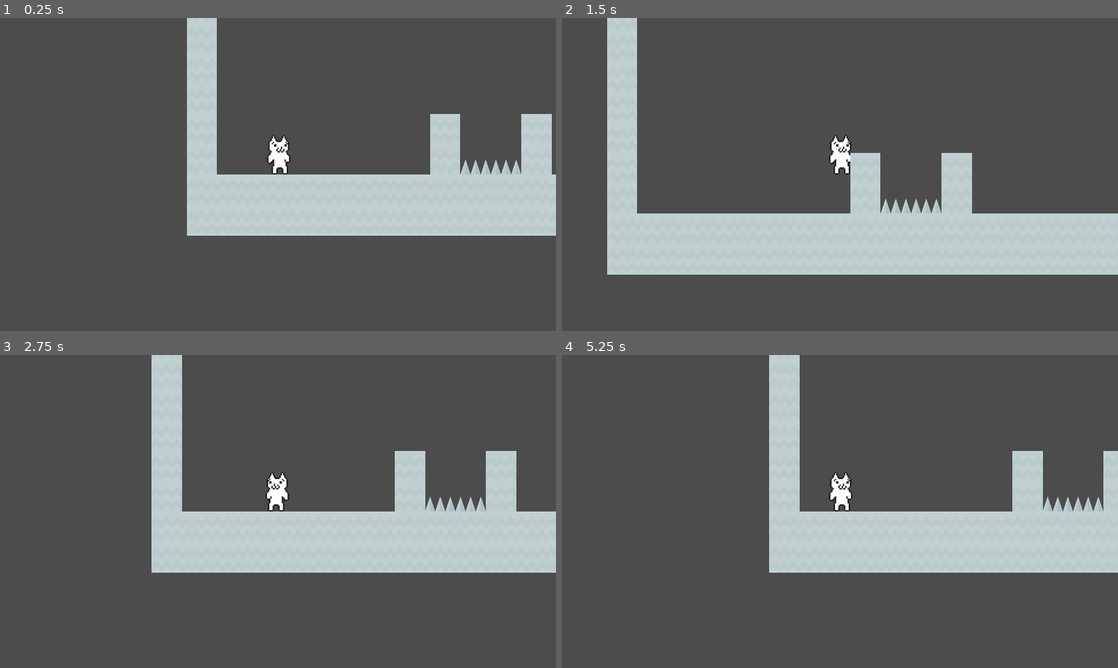
Above: before the commit, frames 1-4 (two rows, left to right).
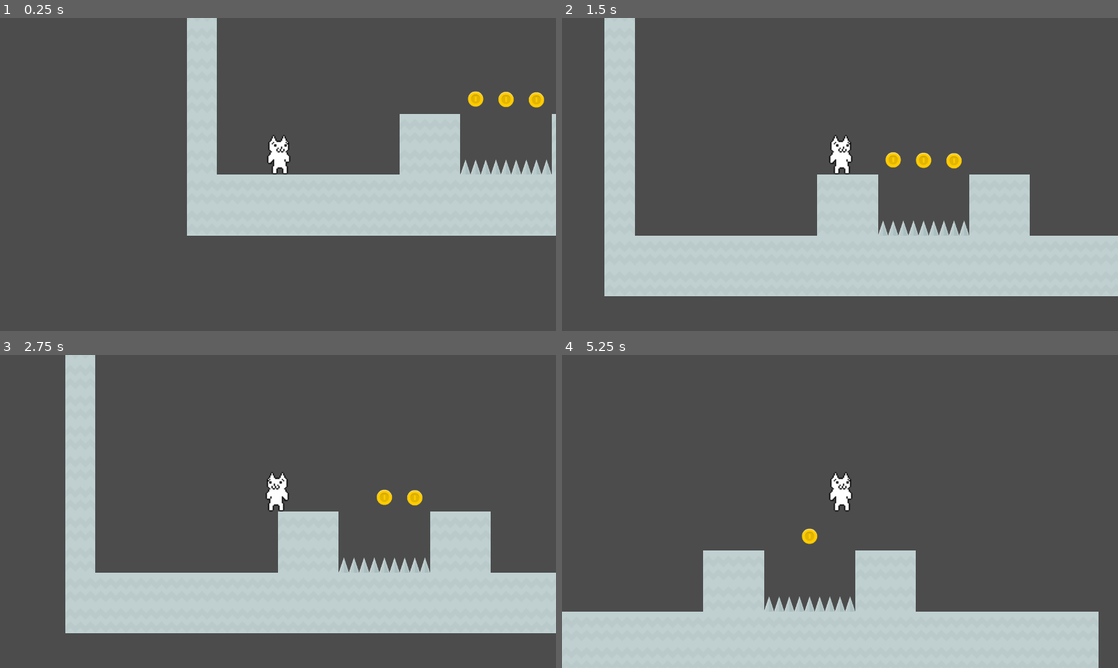
Above: after the commit, the same moments.

Repository: sunisok1/maorio
Game: Godot game, scene res://world.tscn
The game is run twice, just before and just after one commit, with the same random seed, the same clock (stepped at 60 frames per second) and the same inputs.
Inputs:
- Up to frame 1 (0.25 s): no input
- Up to frame 2 (1.5 s): tap Enter at 0.5 s; hold Right (ui_right) from 0.53 s (still down); tap Up (ui_up) at 0.77 s
- Up to frame 3 (2.75 s): tap Up (ui_up) at 1.52 s; release Right (ui_right) at 2.03 s; hold Left (ui_left) from 2.03 s (still down)
- Up to frame 4 (5.25 s): release Left (ui_left) at 2.78 s; hold Right (ui_right) 2.78-4.28 s; tap Up (ui_up) at 3.02, 3.77, 4.52 s; hold Left (ui_left) 4.28-5.03 s; hold Right (ui_right) from 5.03 s (still down)

The runs differ from the first frame. In frame 1, 2.5% of the frame differs, in the area x 71-100%, y 23-50%; in frame 2, 15%; in frame 3, 36%; in frame 4, 37%, in the area x 0-100%, y 0-100%.

Commit message:
金币道具的制作

Diff:
--- a/Actor/Player.gd
+++ b/Actor/Player.gd
@@ -29,7 +29,7 @@
 	velocity = move_and_slide(velocity, Vector2(0, -1))
 
 
-func _on_Area2D_area_entered(area):
+func _on_HurtArea_area_entered(area):
 	PlayerDie()
 
 func PlayerDie():
--- a/Actor/Player.tscn
+++ b/Actor/Player.tscn
@@ -24,10 +24,13 @@
 current = true
 
 [node name="HurtArea" type="Area2D" parent="."]
+collision_layer = 0
+collision_mask = 2
 
 [node name="CollisionShape2D" type="CollisionShape2D" parent="HurtArea"]
 modulate = Color( 0.827451, 0.0823529, 0.0823529, 1 )
 position = Vector2( 0, -45 )
 shape = SubResource( 2 )
 
+[connection signal="area_entered" from="HurtArea" to="." method="_on_HurtArea_area_entered"]
 [connection signal="area_entered" from="HurtArea" to="." method="_on_Area2D_area_entered"]
--- /dev/null
+++ b/Object/Coin.gd
@@ -0,0 +1,6 @@
+extends Area2D
+
+
+
+func _on_Coin_body_entered(body):
+	queue_free()
--- /dev/null
+++ b/Object/Coin.tscn
@@ -0,0 +1,20 @@
+[gd_scene load_steps=4 format=2]
+
+[ext_resource path="res://Object/coinGold.png" type="Texture" id=1]
+[ext_resource path="res://Object/Coin.gd" type="Script" id=2]
+
+[sub_resource type="CircleShape2D" id=1]
+radius = 18.0
+
+[node name="Coin" type="Area2D"]
+collision_layer = 0
+script = ExtResource( 2 )
+
+[node name="Sprite" type="Sprite" parent="."]
+texture = ExtResource( 1 )
+
+[node name="CollisionShape2D" type="CollisionShape2D" parent="."]
+position = Vector2( 0, 1 )
+shape = SubResource( 1 )
+
+[connection signal="body_entered" from="." to="." method="_on_Coin_body_entered"]
--- a/Object/Spike.tscn
+++ b/Object/Spike.tscn
@@ -6,6 +6,8 @@
 extents = Vector2( 35, 17.5 )
 
 [node name="Spike" type="Area2D"]
+collision_layer = 2
+collision_mask = 0
 
 [node name="Sprite" type="Sprite" parent="."]
 texture = ExtResource( 1 )
--- a/project.godot
+++ b/project.godot
@@ -55,6 +55,12 @@
  ]
 }
 
+[layer_names]
+
+2d_physics/layer_1="player"
+2d_physics/layer_2="dieArea"
+2d_physics/layer_3="coin"
+
 [physics]
 
 common/enable_pause_aware_picking=true
--- a/world.tscn
+++ b/world.tscn
@@ -1,8 +1,9 @@
-[gd_scene load_steps=6 format=2]
+[gd_scene load_steps=7 format=2]
 
 [ext_resource path="res://Object/snowCenter.png" type="Texture" id=1]
 [ext_resource path="res://Object/Spike.tscn" type="PackedScene" id=2]
 [ext_resource path="res://Actor/Player.tscn" type="PackedScene" id=3]
+[ext_resource path="res://Object/Coin.tscn" type="PackedScene" id=4]
 
 [sub_resource type="ConvexPolygonShape2D" id=2]
 points = PoolVector2Array( 0, 0, 70, 0, 70, 70, 0, 70 )
@@ -39,7 +40,7 @@
 tile_set = SubResource( 3 )
 cell_size = Vector2( 70, 70 )
 format = 1
-tile_data = PoolIntArray( 65535, 0, 0, 131071, 0, 0, 196607, 0, 0, 262143, 0, 0, 327679, 0, 0, 393215, 0, 0, 458751, 0, 0, 393223, 0, 0, 393226, 0, 0, 524287, 0, 0, 458759, 0, 0, 458762, 0, 0, 589823, 0, 0, 524288, 0, 0, 5242 …(528 unchanged characters)…
+tile_data = PoolIntArray( 65535, 0, 0, 131071, 0, 0, 196607, 0, 0, 262143, 0, 0, 327679, 0, 0, 393215, 0, 0, 458751, 0, 0, 393222, 0, 0, 393223, 0, 0, 393227, 0, 0, 393228, 0, 0, 524287, 0, 0, 458758, 0, 0, 458759, 0, 0, 458763, 0, 0, 458764, 0, 0, 589823, 0, 0, 524288, 0, 0, 5242 …(528 unchanged characters)…
 
 [node name="Spikes" type="Node2D" parent="."]
 
@@ -48,3 +49,19 @@
 
 [node name="Spike2" parent="Spikes" instance=ExtResource( 2 )]
 position = Vector2( 630, 490 )
+
+[node name="Spike3" parent="Spikes" instance=ExtResource( 2 )]
+position = Vector2( 700, 490 )
+
+[node name="Coins" type="Node2D" parent="."]
+
+[node name="Coin" parent="Coins" instance=ExtResource( 4 )]
+position = Vector2( 595, 385 )
+
+[node name="Coin2" parent="Coins" instance=ExtResource( 4 )]
+position = Vector2( 665, 386 )
+
+[node name="Coin3" parent="Coins" instance=ExtResource( 4 )]
+position = Vector2( 735, 387 )
+
+[connection signal="area_entered" from="Spikes/Spike" to="Player" method="_on_Spike_area_entered"]
